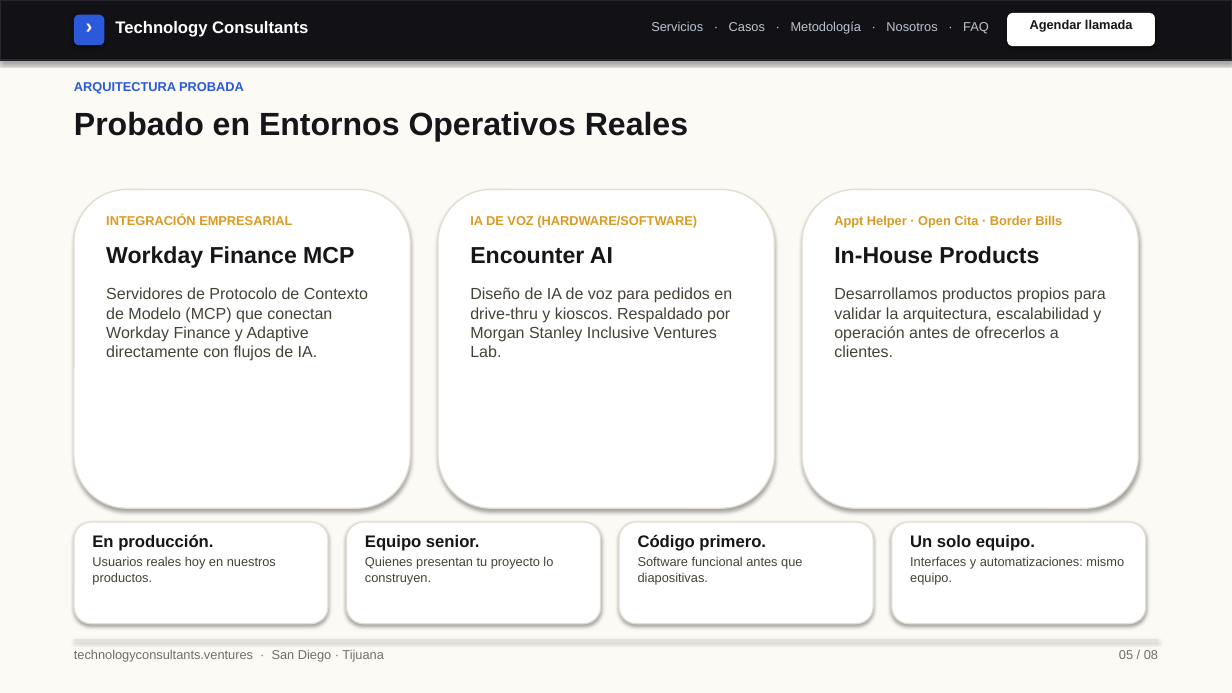
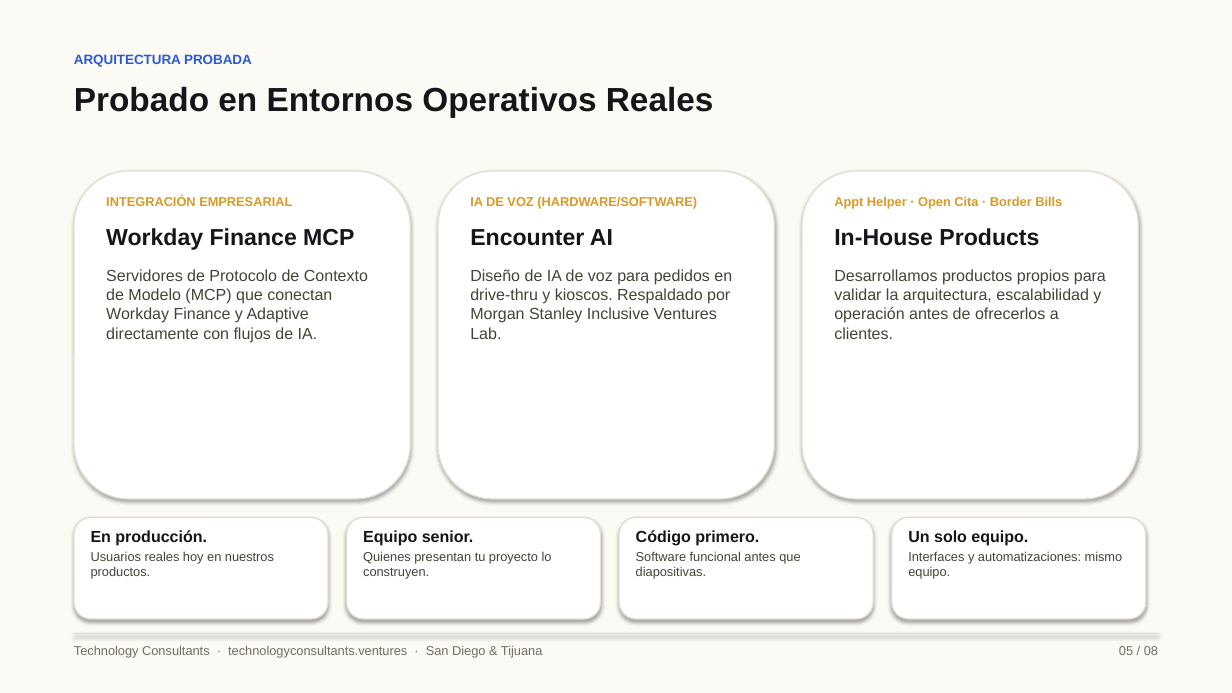
Before and after one commit to rguido198/TechnologyConsultantsVentures, a slide deck: slide 5 of Technology_Consultants_A_Quien_Enviarme_MX.pptx. Drawn at 1232x693 pixels with LibreOffice and Linux fonts; fonts in the diff are those of the drawing. Boxes give left, top, right and bottom in pixels: in the first picture for what was removed or moved away, otherwise in the second. Text is boxed around its words. In the diff, an @@ line names an element or a change of style, - is before the commit and + after.

Commit message:
Remove web navigation header bar from PPTX decks and fix slide vertical spacing, card proportions, and typography scale

```diff
--- a/Technology_Consultants_A_Quien_Enviarme_MX.pptx
+++ b/Technology_Consultants_A_Quien_Enviarme_MX.pptx
@@ rectangle removed at box(0, 0, 1232, 60) @@
@@ rounded rectangle removed at box(74, 15, 104, 45) @@
@@ text removed at box(74, 13, 104, 43) @@
-›
@@ text removed at box(115, 21, 308, 37) @@
-Technology Consultants
@@ text removed at box(651, 21, 989, 34) @@
-Servicios · Casos · Metodología · Nosotros · FAQ
@@ rounded rectangle removed at box(1007, 13, 1155, 46) @@
@@ text removed at box(1030, 19, 1133, 32) @@
-Agendar llamada
@@ text "ARQUITECTURA PROBADA": place and size @@
-text "ARQUITECTURA PROBADA" at box(74, 82, 244, 94)
+text "ARQUITECTURA PROBADA" at box(74, 54, 252, 67)
@@ text "ARQUITECTURA PROBADA" at box(74, 54, 252, 67): size 10 to 10.5 pt @@
@@ text "Probado en Entornos Operativos Reales": place and size @@
-text "Probado en Entornos Operativos Reales" at box(74, 111, 688, 142)
+text "Probado en Entornos Operativos Reales" at box(74, 87, 714, 118)
@@ text "Probado en Entornos Operativos Reales" at box(74, 87, 714, 118): size 25 to 26 pt @@
@@ rounded rectangle: place and size @@
-rounded rectangle at box(74, 189, 410, 508)
+rounded rectangle at box(74, 171, 410, 499)
@@ rounded rectangle: place and size @@
-rounded rectangle at box(438, 189, 775, 508)
+rounded rectangle at box(438, 171, 775, 499)
@@ rounded rectangle: place and size @@
-rounded rectangle at box(802, 189, 1139, 508)
+rounded rectangle at box(802, 171, 1139, 499)
@@ text "INTEGRACIÓN EMPRESARIAL": place and size @@
-text "INTEGRACIÓN EMPRESARIAL" at box(106, 215, 368, 361)
+text "INTEGRACIÓN EMPRESARIAL" at box(106, 196, 368, 343)
@@ text "IA DE VOZ (HARDWARE/SOFTWARE)": place and size @@
-text "IA DE VOZ (HARDWARE/SOFTWARE)" at box(470, 215, 732, 357)
+text "IA DE VOZ (HARDWARE/SOFTWARE)" at box(470, 196, 732, 339)
@@ text "Appt Helper · Open Cita ...": place and size @@
-text "Appt Helper · Open Cita ..." at box(834, 215, 1106, 357)
+text "Appt Helper · Open Cita ..." at box(834, 196, 1106, 339)
@@ text at box(91, 530, 207, 546): size 13 to 12.5 pt in "En producción." @@
@@ text at box(363, 530, 474, 546): size 13 to 12.5 pt in "Equipo senior." @@
@@ text at box(636, 530, 759, 546): size 13 to 12.5 pt in "Código primero." @@
@@ text at box(908, 530, 1028, 546): size 13 to 12.5 pt in "Un solo equipo." @@
@@ 4 rounded rectangles, 1 text, 1 rectangle: place and size @@
-4 rounded rectangles, 1 text, 1 rectangle at box(74, 522, 1158, 659)
+4 rounded rectangles, 1 text, 1 rectangle at box(74, 518, 1158, 655)
@@ text at box(74, 645, 542, 657): text changed @@
-technologyconsultants.ventures · San Diego · Tijuana
+Technology Consultants · technologyconsultants.ventures · San Diego & Tijuana
```
Also in this commit, not shown: 7 other slides changed, 1 other file.
